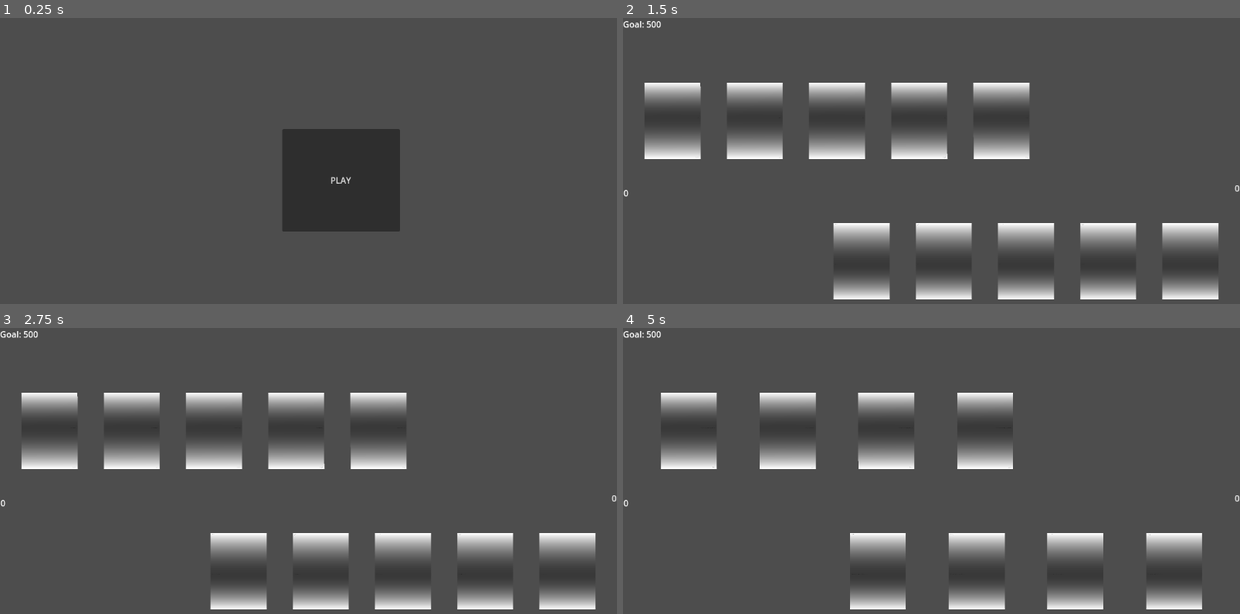
Above: before the commit, frames 1-4 (two rows, left to right).
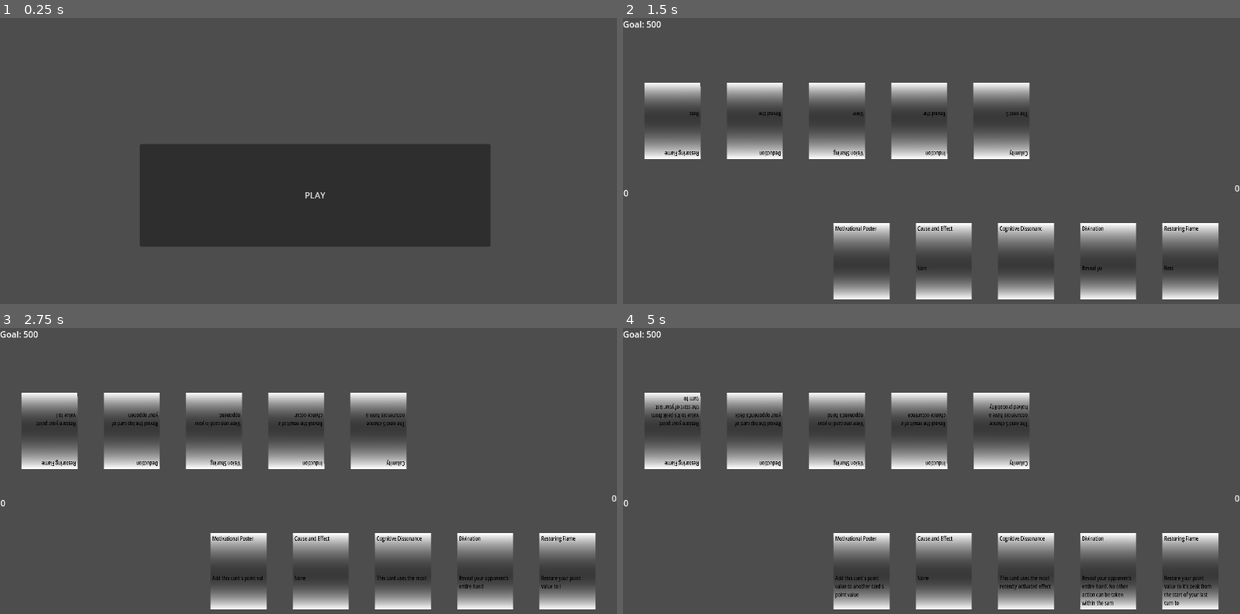
Above: after the commit, the same moments.

Repository: Odeguy/cardgameagain
Game: Godot game, scene res://menu.tscn
Same seed, same stepped clock (60 frames per second), same inputs: the game is played once before the commit and once after it.
Inputs (mouse positions are in pixels of both pictures, inside the frame that each line leads up to):
- Up to frame 1 (0.25 s): no input
- Up to frame 2 (1.5 s): click "PLAY" at 0.5 s; move the mouse to (1067, 172) at 1.27 s; click (1067, 172) at 1.42 s
- Up to frame 3 (2.75 s): move the mouse to (185, 519) at 2.02 s; click (185, 519) at 2.17 s
- Up to frame 4 (5 s): move the mouse to (993, 425) at 2.77 s; click (993, 425) at 2.92 s; tap Enter at 3.5 s; move the mouse to (900, 571) at 3.52 s; click (900, 571) at 3.67 s; tap Space at 4.25 s; move the mouse to (1116, 553) at 4.27 s; click (1116, 553) at 4.42 s

The runs differ from the first frame. In frame 1, 15% of the frame differs, in the area x 22-80%, y 38-80%; in frame 2, 0.6%; in frame 3, 1.1%; in frame 4, 12%.

Commit message:
functionality changes

Diff:
--- a/card_script.gd
+++ b/card_script.gd
@@ -8,6 +8,7 @@
 var font_size
 var text_break = 0.04
 var loaded
+var points
 
 func _ready():
 	loaded = false
@@ -31,6 +32,10 @@
 
 func set_font_size(size_entered: int):
 	font_size = size_entered
+	re_push()
+
+func set_points(points_entered: int):
+	points = points_entered
 	re_push()
 
 func set_font(font_entered: String):
@@ -74,6 +79,9 @@
 func get_font_size() -> int:
 	return font_size
 
+func get_points() -> int:
+	return points
+
 func has_point(point: Vector2) -> bool:
 	return $Body/Shape.shape.get_rect().has_point(to_local(point))
 
--- a/cards.json
+++ b/cards.json
@@ -2,75 +2,93 @@
 	"cards": [
 		{
 			"name": "Hollow Mask",
-			"effect": "Block your opponent from viewing your hand or deck until your next turn"
+			"effect": "Block your opponent from viewing your hand or deck until your next turn",
+			"points": 1
 		},
 		{
 			"name": "Pyrrhic Victory",
-			"effect": "Halve your opponents points and reduce your own points to zero"
+			"effect": "Halve your opponents points and reduce your own points to zero",
+			"points": 1
 		},
 		{
 			"name": "Monument to Pain",
-			"effect": "Draw one card everytime your points are reduced during this turn"
+			"effect": "Draw one card everytime your points are reduced during this turn",
+			"points": 1
 		},
 		{
 			"name": "Onyx Blade",
-			"effect": "This card's point value cannot be changed"
+			"effect": "This card's point value cannot be changed",
+			"points": 1
 		},
 		{
 			"name": "Restoring Flame",
-			"effect": "Restore your point value to it's peak from the start of your last turn to now"
+			"effect": "Restore your point value to it's peak from the start of your last turn to now",
+			"points": 1
 		},
 		{
 			"name": "Reckless Gamble",
-			"effect": "40% chance to double a cards point value. Upon failure, the card is destroyed instead"
+			"effect": "40% chance to double a cards point value. Upon failure, the card is destroyed instead",
+			"points": 1
 		},
 		{
 			"name": "Divination",
-			"effect": "Reveal your opponent's entire hand. No other action can be taken within the same turn, before or after this card is activated"
+			"effect": "Reveal your opponent's entire hand. No other action can be taken within the same turn, before or after this card is activated",
+			"points": 1
 		},
 		{
 			"name": "Vision Sharing",
-			"effect": "View one card in your opponent's hand"
+			"effect": "View one card in your opponent's hand",
+			"points": 1
 		},
 		{
 			"name": "Induction",
-			"effect": "Reveal the result of a chance occurence"
+			"effect": "Reveal the result of a chance occurence",
+			"points": 1
 		},
 		{
 			"name": "Deduction",
-			"effect": "Reveal the top card of your opponent's deck"
+			"effect": "Reveal the top card of your opponent's deck",
+			"points": 1
 		},
 		{
 			"name": "Cause and Effect",
-			"effect": "None"
+			"effect": "None",
+			"points": 1
 		},
 		{
 			"name": "Free Will",
-			"effect": "End a chain of card effects"
+			"effect": "End a chain of card effects",
+			"points": 1
 		},
 		{
 			"name": "Calamity",
-			"effect": "The next 5 chance occurences have a halved probability"
+			"effect": "The next 5 chance occurences have a halved probability",
+			"points": 1
 		},
 		{
 			"name": "Luck Streak",
-			"effect": "The next 5 chance occurences have a doubled probability"
+			"effect": "The next 5 chance occurences have a doubled probability",
+			"points": 1
 		},
 		{
 			"name": "Motivational Poster",
-			"effect": "Add this card's point value to another card's point value"
+			"effect": "Add this card's point value to another card's point value",
+			"points": 1
 		},
 		{
 			"name": "Rousing Speech",
-			"effect": "Unflip a flipped card"
+			"effect": "Unflip a flipped card",
+			"points": 1
 		},
 		{
 			"name": "Sharp Outfit",
-			"effect": "View the top 3 cards in your deck and add 1 to your deck"
+			"effect": "View the top 3 cards in your deck and add 1 to your deck",
+			"points": 1
 		},
 		{
 			"name": "Cognitive Dissonance",
-			"effect": "This card uses the most recently activated effect"
+			"effect": "This card uses the most recently activated effect",
+			"points": 1
 		}
 	]
 }
--- a/game_script.gd
+++ b/game_script.gd
@@ -10,9 +10,11 @@
 var chosen_card
 var points_goal
 var text_break = 0.07
+var turn_count
 
 #initializes a new game
 func _ready():
+	turn_count = 0
 	points_goal = 500
 	gameover = false
 	load_goal()
@@ -20,9 +22,9 @@
 	opponent = table_scene.instantiate()
 	add_child(player)
 	add_child(opponent)
-	for i in range(5): #adds the first 5 cards in the card json to both decks
-		player.add_to_deck(create_card(i))
-		opponent.add_to_deck(create_card(i))
+	for i in range(10):
+		player.add_to_deck(random_card())
+		opponent.add_to_deck(random_card())
 	opponent.switch_side()
 	for i in range(5):
 		player.draw_card()
@@ -41,28 +43,50 @@
 	var new_card = card_scene.instantiate()
 	new_card.set_card_name(cards["cards"][num]["name"])
 	new_card.set_effect(cards["cards"][num]["effect"])
+	new_card.set_points(cards["cards"][num]["points"])
 	new_card.set_color(Color(0, 0, 0))
-	new_card.set_font_size(5)
+	new_card.set_font_size(50)
+	return new_card
+
+func random_card() -> Object:
+	var new_card = card_scene.instantiate()
+	var num = randi() % cards["cards"].size()
+	new_card.set_card_name(cards["cards"][num]["name"])
+	new_card.set_effect(cards["cards"][num]["effect"])
+	new_card.set_points(cards["cards"][num]["points"])
+	new_card.set_color(Color(0, 0, 0))
+	new_card.set_font_size(50)
 	return new_card
 
 func play():
+	turn_count += 1
 	if turn:
+		if turn_count > 2: player.draw_card()
 		chosen_card = null
 		while chosen_card == null:
 			await get_tree().process_frame
-		card_effect(player.play_card(chosen_card), player, opponent)
+		var points = player.get_card_points(chosen_card)
+		var card = player.play_card(chosen_card)
+		card_effect(card, points, player, opponent)
 	else:
+		if turn_count > 2:
+			await get_tree().create_timer(0.5).timeout
+			opponent.draw_card()
 		await get_tree().create_timer(0.5).timeout
 		var random_card = opponent.hand.keys()[randi() % opponent.hand.size()]
-		card_effect(opponent.play_card(random_card), opponent, player)
+		var points = opponent.get_card_points(random_card)
+		var card = opponent.play_card(random_card)
+		card_effect(card, points, opponent, player)
 	if player.points == points_goal or opponent.points == points_goal: gameover = true
+	if player.hand.size() == 0 or opponent.hand.size() == 0: gameover = true
 	turn = !turn
 	if !gameover:
 		play()
 
-func card_effect(effect, sender, reciever):
-	if effect == "None":
-		sender.points += 1
+func card_effect(name, points, sender, reciever):
+	match name:
+		"Onyx Blade":
+			sender.points += points
 	sender.refresh_points()
 	reciever.refresh_points()
 
--- a/menu.tscn
+++ b/menu.tscn
@@ -8,10 +8,10 @@
 game_scene = ExtResource("2_ouk20")
 
 [node name="Button" type="Button" parent="."]
-offset_left = 527.0
-offset_top = 208.0
-offset_right = 747.0
-offset_bottom = 400.0
+offset_left = 261.0
+offset_top = 236.0
+offset_right = 916.0
+offset_bottom = 428.0
 text = "PLAY"
 
 [connection signal="pressed" from="Button" to="." method="_on_button_pressed"]
--- a/table_script.gd
+++ b/table_script.gd
@@ -31,6 +31,7 @@
 		hand.set(deck.keys()[0], deck.get(deck.keys()[0]))
 		deck[deck.keys()[0]].position = screen_size / Vector2(2, 2)
 		deck.erase(deck.keys()[0])
+		show_hand()
 
 func show_hand():
 	var start = area_size.x / 5
@@ -52,12 +53,17 @@
 	$Area/Points.append_text(str(points))
 
 func play_card(key: String) -> String:
-	var effect = hand[key].get_effect()
+	var name = hand[key].get_card_name()
 	remove_child(hand[key])
 	hand.erase(key)
 	show_hand()
 	refresh_points()
-	return effect
+	return name
+
+func get_card_points(key: String) -> int:
+	var points = hand[key].get_points()
+	refresh_points()
+	return points
 
 
 func switch_side():
